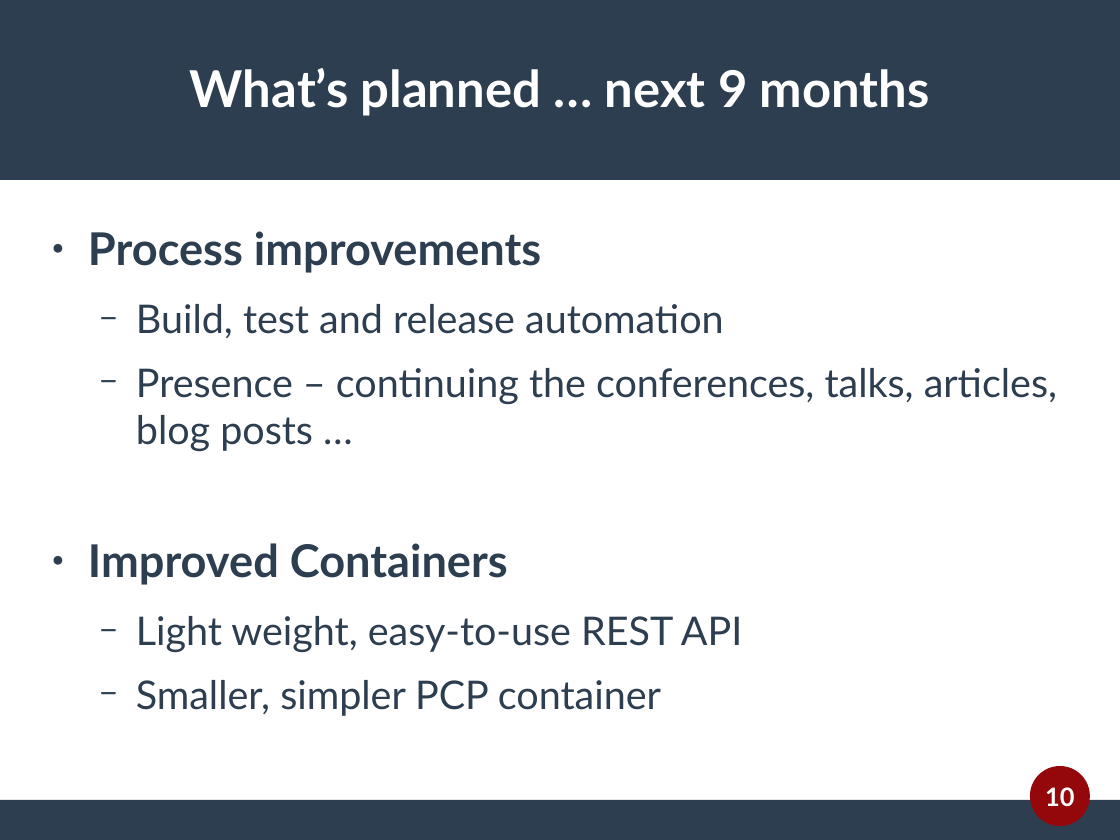
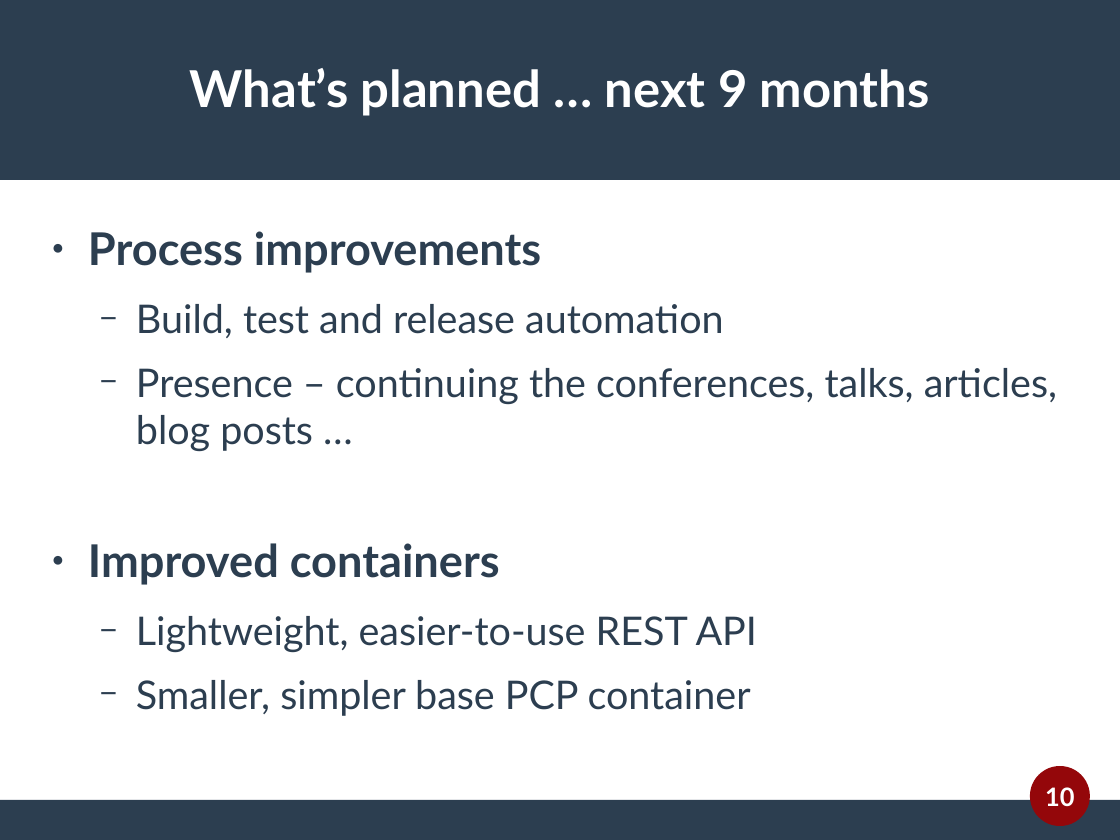
Before and after one commit to sanjulamadurapperuma/performancecopilot.github.io, a slide deck: slide 10 of papers/whats-new-mel.odp. Drawn at 1120x840 pixels with LibreOffice and Linux fonts; fonts in the diff are those of the drawing. Boxes give left, top, right and bottom in pixels: in the first picture for what was removed or moved away, otherwise in the second. Text is boxed around its words. In the diff, an @@ line names an element or a change of style, - is before the commit and + after.

```diff
--- a/papers/whats-new-mel.odp
+++ b/papers/whats-new-mel.odp
@@ text at <box>88,543,757,716</box>: text changed @@
-● Improved Containers
-  − Light weight, easy-to-use REST API
-  − Smaller, simpler PCP container
+● Improved containers
+  − Lightweight, easier-to-use REST API
+  − Smaller, simpler base PCP container
```
Also in this commit, not shown: 7 other slides changed, 1 slide added, 1 slide removed, 17 other files.
